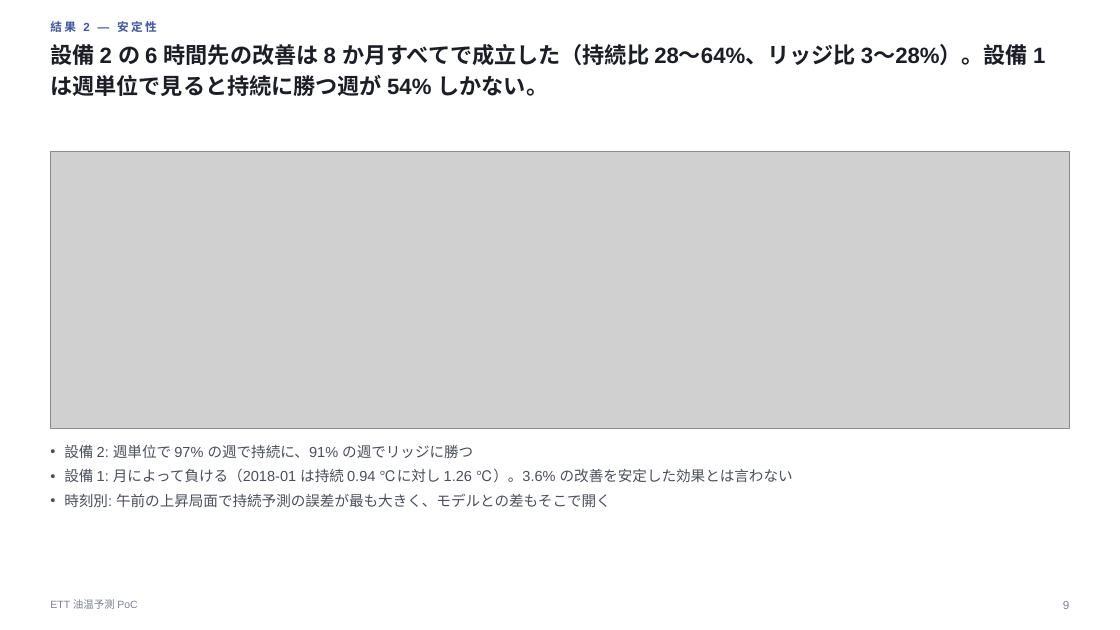
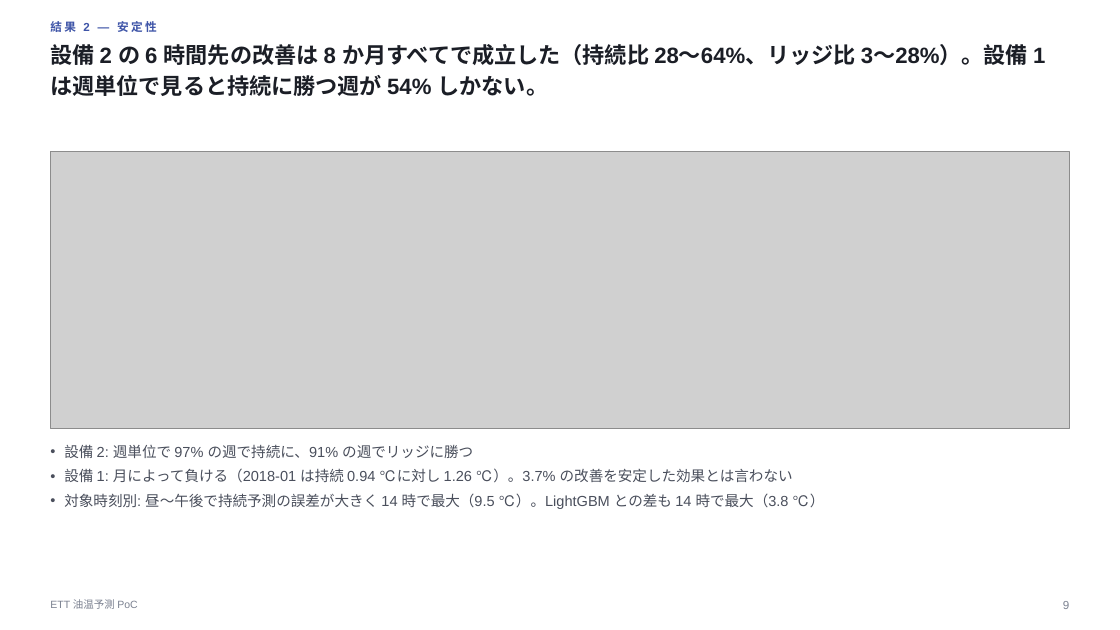
Before and after one commit to HJRKTNG/ett-oil-temperature-poc, a slide deck: slide 9 of reports/slides/ett_oil_temperature_poc.pptx. Drawn at 1120x630 pixels with LibreOffice and Linux fonts; fonts in the diff are those of the drawing; grey boxes stand for pictures. Boxes give left, top, right and bottom in pixels: in the first picture for what was removed or moved away, otherwise in the second. Text is boxed around its words. In the diff, an @@ line names an element or a change of style, - is before the commit and + after.

```diff
--- a/reports/slides/ett_oil_temperature_poc.pptx
+++ b/reports/slides/ett_oil_temperature_poc.pptx
@@ text at (64, 468, 825, 509): text changed @@
-• 設備 1: 月によって負ける（2018-01 は持続 0.94 ℃に対し 1.26 ℃）。3.6% の改善を安定した効果とは言わない
-• 時刻別: 午前の上昇局面で持続予測の誤差が最も大きく、モデルとの差もそこで開く
+• 設備 1: 月によって負ける（2018-01 は持続 0.94 ℃に対し 1.26 ℃）。3.7% の改善を安定した効果とは言わない
+• 対象時刻別: 昼〜午後で持続予測の誤差が大きく 14 時で最大（9.5 ℃）。LightGBM との差も 14 時で最大（3.8 ℃）
```
Also in this commit, not shown: 9 other slides changed, 7 other files.
